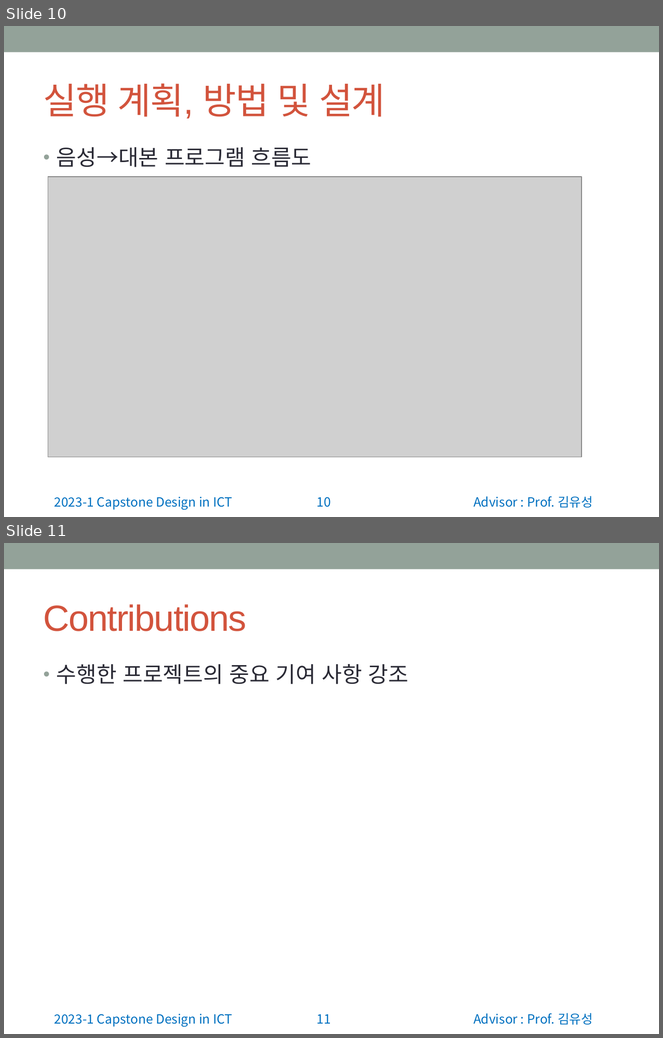
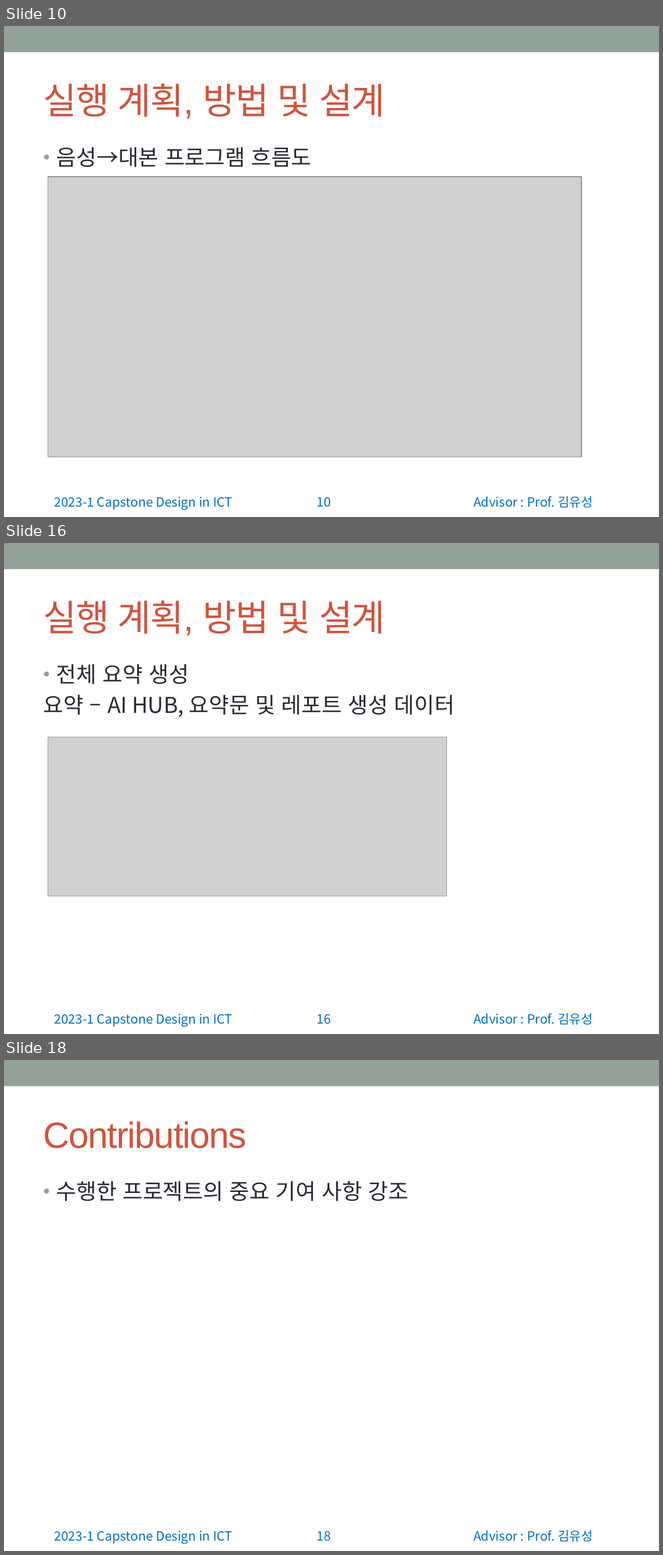
Before and after one commit to wonchul98/audio-to-summary, a slide deck: ppt/정보통신종합설계 중간발표 앞부분.pptx. Shown one above the other, each under a label of ours: slides 10 and 11 before the commit, slides 10, 16 and 18 after it; the slides between them are not shown. The pictures are 663x1038 and 663x1555 pixels, drawn with LibreOffice and Linux fonts; fonts in the diff are those of the drawing; grey boxes stand for pictures. Boxes give left, top, right and bottom in pixels: in the first picture for what was removed or moved away, otherwise in the second. Text is boxed around its words. In the diff, an @@ line names an element or a change of style, - is before the commit and + after.

```diff
--- a/ppt/정보통신종합설계 중간발표 앞부분.pptx
+++ b/ppt/정보통신종합설계 중간발표 앞부분.pptx
@@ slide 16 added at [4, 543, 659, 1034], background #FFFFFF; not listed: 4 template elements that a slide beside it also shows @@
@@ title added at [44, 600, 385, 636], 40 pt, text #D2533C @@
+실행 계획, 방법 및 설계
@@ text added at [44, 664, 455, 717], 24 pt, text #292934 @@
+• 전체 요약 생성
+요약 – AI HUB, 요약문 및 레포트 생성 데이터
@@ picture added at [48, 737, 447, 896] @@
@@ what was slide 11 is now slide 18 @@
@@ page number at [317, 1532, 331, 1542]: text changed @@
-11
+18
```
Also in this commit, not shown: 4 slides changed, 6 other slides added, 2 other files.
